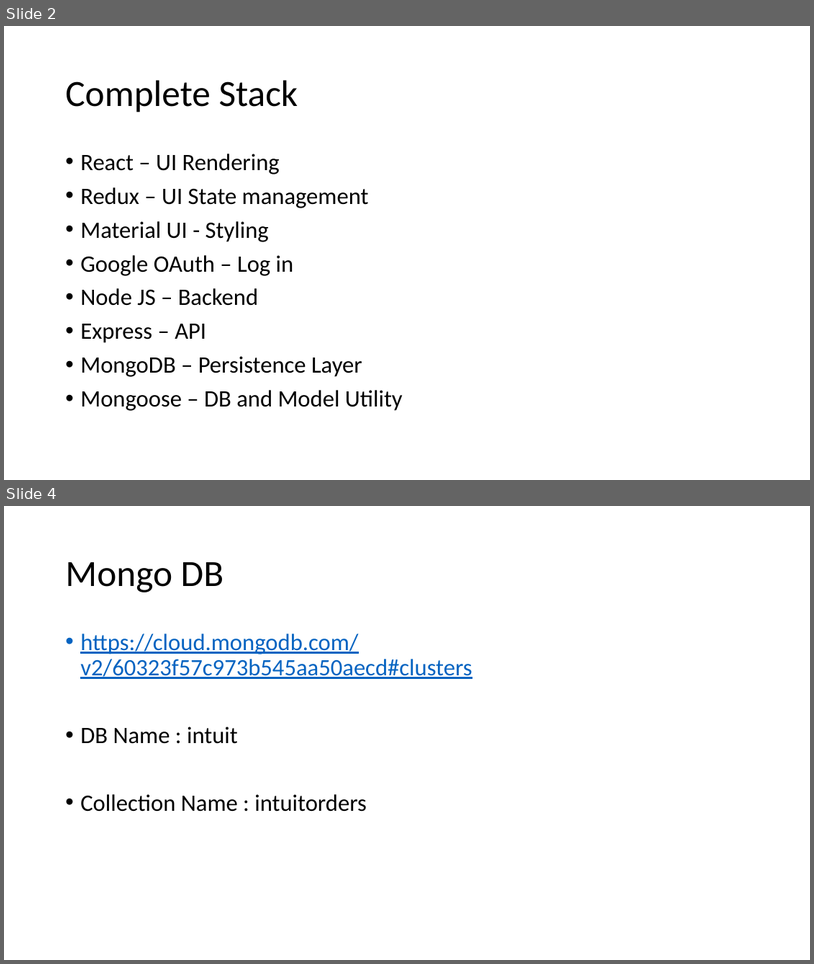
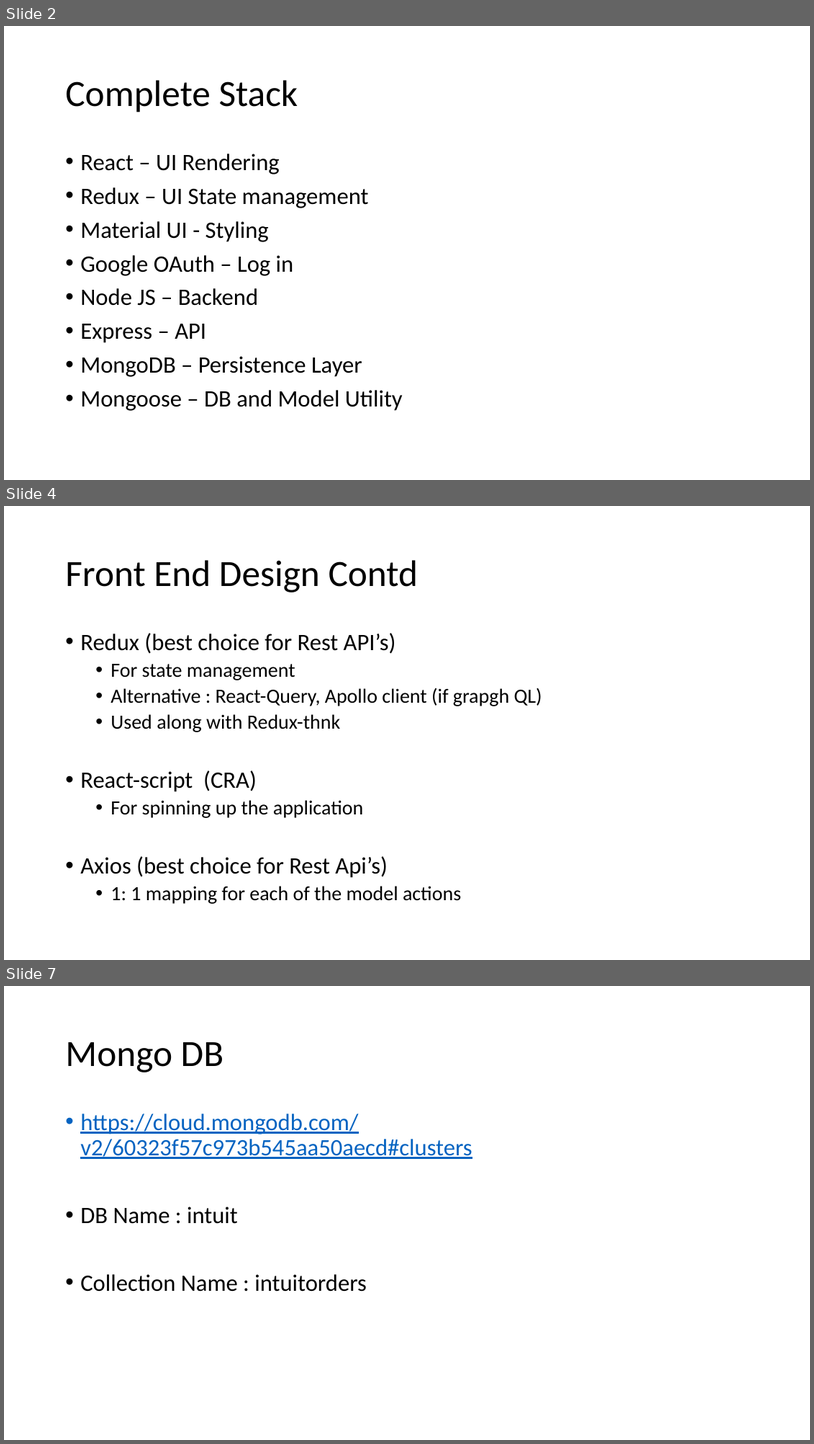
Before and after one commit to anandharshan/intuit2, a slide deck: Arch and decision choices.pptx. Shown one above the other, each under a label of ours: slides 2 and 4 before the commit, slides 2, 4 and 7 after it; the slides between them are not shown. The pictures are 814x964 and 814x1444 pixels, drawn with LibreOffice and Linux fonts; fonts in the diff are those of the drawing. Boxes give left, top, right and bottom in pixels: in the first picture for what was removed or moved away, otherwise in the second. Text is boxed around its words. In the diff, an @@ line names an element or a change of style, - is before the commit and + after.

```diff
--- a/Arch and decision choices.pptx
+++ b/Arch and decision choices.pptx
@@ slide 4 added at (x1=4, y1=506, x2=810, y2=960), background #FFFFFF @@
@@ title added at (x1=65, y1=560, x2=419, y2=592), 44 pt, text #000000 @@
+Front End Design Contd
@@ text added at (x1=80, y1=633, x2=543, y2=903), 24 pt, text #000000 @@
+• Redux (best choice for Rest API’s)
+  • For state management
+  • Alternative : React-Query, Apollo client (if grapgh QL)
+  • Used along with Redux-thnk
+• React-script (CRA)
+  • For spinning up the application
+• Axios (best choice for Rest Api’s)
+  • 1: 1 mapping for each of the model actions
@@ what was slide 4 is now slide 7 @@
```
Also in this commit, not shown: 1 slide changed, 2 other slides added, 2 other files.
